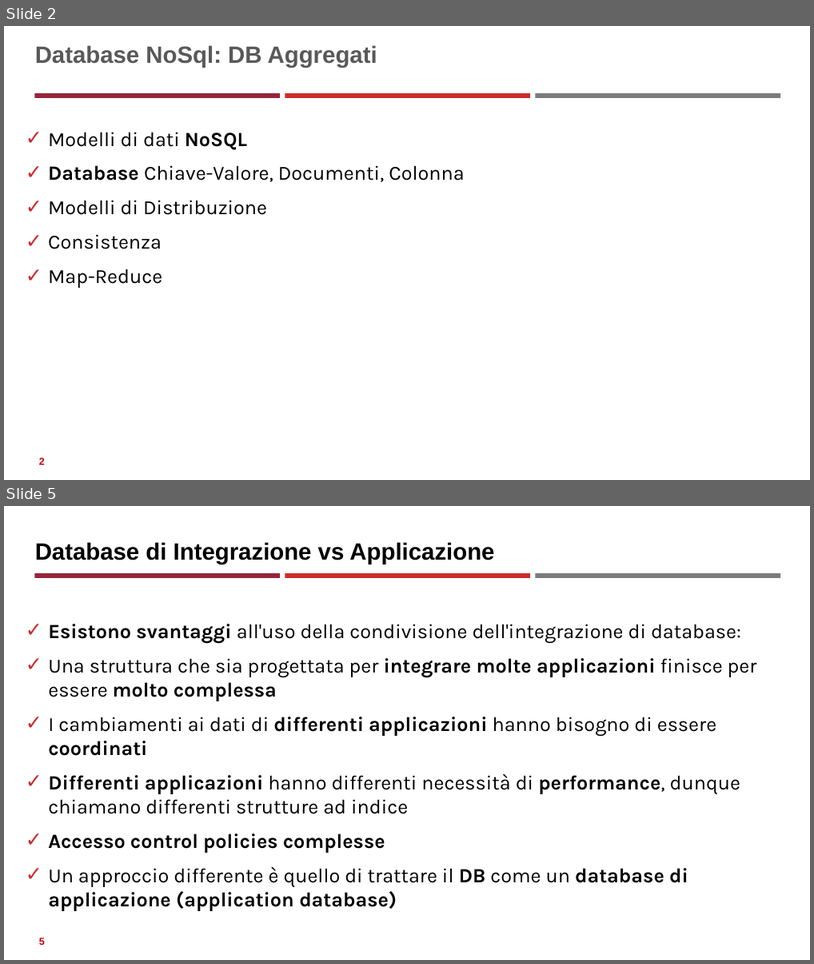
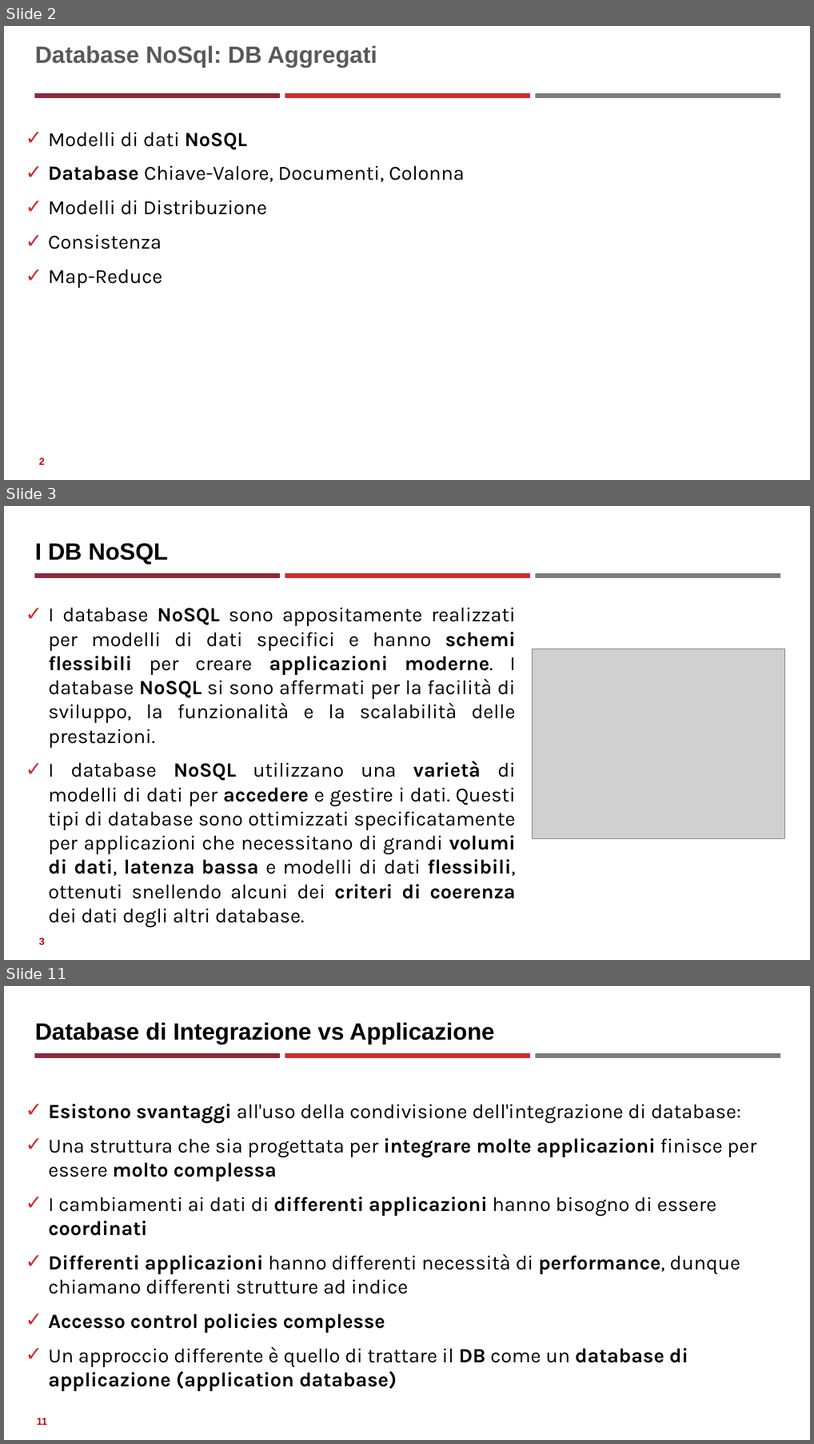
Before and after one commit to neural1977/data_science_interview_material, a slide deck: Assicurazioni/Databases_NoSql_ita.pptx. Shown one above the other, each under a label of ours: slides 2 and 5 before the commit, slides 2, 3 and 11 after it; the slides between them are not shown. The pictures are 814x964 and 814x1444 pixels, drawn with LibreOffice and Linux fonts; fonts in the diff are those of the drawing; grey boxes stand for pictures. Boxes give left, top, right and bottom in pixels: in the first picture for what was removed or moved away, otherwise in the second. Text is boxed around its words. In the diff, an @@ line names an element or a change of style, - is before the commit and + after.

```diff
--- a/Assicurazioni/Databases_NoSql_ita.pptx
+++ b/Assicurazioni/Databases_NoSql_ita.pptx
@@ slide 3 added at (x1=4, y1=506, x2=810, y2=960), background #FFFFFF; not listed: 3 template elements that a slide beside it also shows @@
@@ title added at (x1=35, y1=543, x2=168, y2=564), 28 pt, text #000000, bold @@
+I DB NoSQL
@@ text added at (x1=48, y1=607, x2=516, y2=899), 24 pt, text #000000 @@
+✓ I database NoSQL sono appositamente realizzati per modelli di dati specifici e hanno schemi flessibili per creare applicazioni moderne. I database NoSQL si sono affermati per la facilità di sviluppo, la funzionalità e la scalabilità delle prestazioni.
+✓ I database NoSQL utilizzano una varietà di modelli di dati per accedere e gestire i dati. Questi tipi di database sono ottimizzati specificatamente per applicazioni che necessitano di grandi volumi di dati, latenza bassa e modelli di dati flessibili, ottenuti snellendo alcuni dei criteri di coerenza dei dati degli altri database.
@@ picture added at (x1=532, y1=648, x2=785, y2=839) @@
@@ page number added at (x1=39, y1=937, x2=45, y2=944), 12 pt, text #C00000, bold @@
+3
@@ what was slide 5 is now slide 11 @@
@@ page number at (x1=37, y1=1417, x2=47, y2=1424): text changed @@
-5
+11
```
Also in this commit, not shown: 5 slides changed, 9 other slides added, 1 other file.
